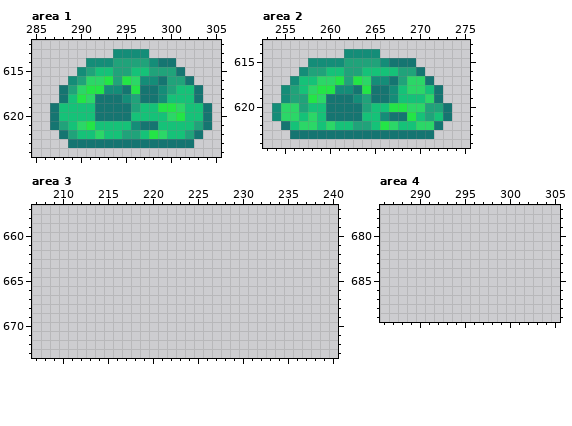
Pixel-art file: Battle of the Eons/Assets/Sprites/Enemies/Game Brainstorming.aseprite. The first picture shows the starting point.
800x1344 pixels, 1 frame. Colours within 5 levels of each other are drawn and written as one. Shown: area 1: x 285..305, y 612..624; area 2: x 253..275, y 613..624; area 3: x 207..240, y 657..673; area 4: x 286..305, y 677..689. The commit also changed other parts of the picture, which this record leaves out.
And afterwards:
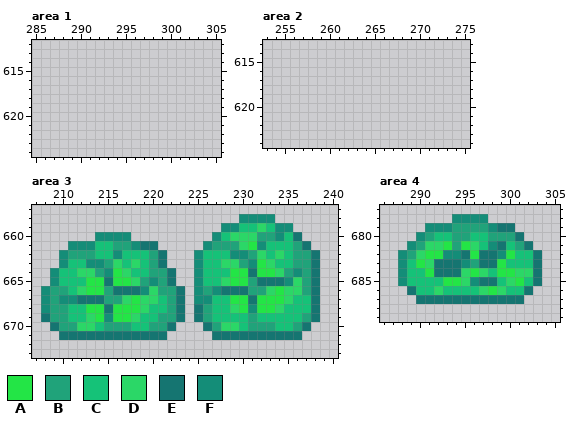
Palette (. is transparent): A #23e546  B #20a37a  C #15c278  D #2bd767  E #157571  F #148d78
Difference:
Area 1:
y 613: x 294..297 FFFF -> ....
y 614: x 291..300 FFFBBBBFEE -> ..........
y 615: x 290..301 FBCCBBCCBBBE -> ............
y 616: x 289..302 FBDDABADFFEBBE -> ..............
y 617: x 288..303 EBDAAFFEAEEFBCCE -> ................
y 618: x 288..303 ECADEEEFBEEFCCCE -> ................
y 619: x 287..304 ECCCCEEEEBCCAADCCE -> ..................
y 620: x 287..304 ECCCCEEEECCCCDACCE -> ..................
y 621: x 287..304 EBCDACCCCFEECCCCBE -> ..................
y 622: x 288..303 EBCCDCCBBCADCCBE -> ................
y 623: x 289..302 EEEEEEEEEEEEEE -> ..............
Area 2:
y 614: x 262..265 FFFF -> ....
y 615: x 258..269 FFFFBBBBFEEE -> ............
y 616: x 257..270 FBBCCBBCCCCBBE -> ..............
y 617: x 256..271 FCCDDABADFFEBDDE -> ................
y 618: x 255..272 FBCDAAFFEAEEFCDDCE -> ..................
y 619: x 255..272 FBBADEEEFBEEFCCCDE -> ..................
y 620: x 254..273 FDDBCCEEEEBCCAADDBBE -> ....................
y 621: x 254..273 FDDCDCEEEECCFEEACBCE -> ....................
y 622: x 255..272 ECDDCDCCBBCADCCDDE -> ..................
y 623: x 256..271 EEEEEEEEEEEEEEEE -> ................
Area 3:
y 658: x 230..233 .... -> FFFF
y 659: x 228..235 ........ -> FFCCDCFF
y 660: x 214..217 .... -> FFFF; x 227..236 .......... -> FCDDDBBFCE
y 661: x 211..220 .......... -> FFFCCBBFEE; x 226..237 ............ -> FBBBDAFCCCBE
y 662: x 210..221 ............ -> FBBBCCFCCCBE; x 225..238 .............. -> FCCCFFBDCDCBBE
y 663: x 210..221 ............ -> FCCFFBDCDCBE; x 225..238 .............. -> FCCDDBFADCCBBE
y 664: x 209..222 .............. -> FCCDDBFADCCBBE; x 225..238 .............. -> FCCCAAEAADBFBE
y 665: x 209..222 .............. -> FCCCAAEAADBFBE; x 225..238 .............. -> FCCDAABEEEFDBE
y 666: x 208..223 ................ -> FBBCDAABEEEFDBBE; x 225..238 .............. -> FBFEEEBBDADDBE
y 667: x 208..223 ................ -> FBFFEEEBBDADDCBE; x 225..238 .............. -> FFCCAAEAAADCCE
y 668: x 208..223 ................ -> FBBCCAAEAAADCCBE; x 225..238 .............. -> EBCCDAFAADCCCE
y 669: x 208..223 ................ -> EBBCCDAFAADCCBBE; x 225..238 .............. -> EBCCCCBCCCCCBE
y 670: x 209..222 .............. -> EBBDDCBBBCCBBE; x 226..237 ............ -> EBDDCBBBCCBE
y 671: x 210..221 ............ -> EEEEEEEEEEEE; x 227..236 .......... -> EEEEEEEEEE
Area 4:
y 678: x 294..297 .... -> FFFF
y 679: x 291..300 .......... -> FFFBBBBFEE
y 680: x 290..301 ............ -> FBCCBBCCBBBE
y 681: x 289..302 .............. -> FBDDABADCFECBE
y 682: x 288..303 ................ -> FBDAAFFEAEEFACCE
y 683: x 288..303 ................ -> FCADEEEFBEEACCCE
y 684: x 288..303 ................ -> FCCAEEEDADCAADDE
y 685: x 288..303 ................ -> FCCCCAADFEECDACE
y 686: x 289..302 .............. -> ECCDCCCCDADCCE
y 687: x 290..301 ............ -> EEEEEEEEEEEE
